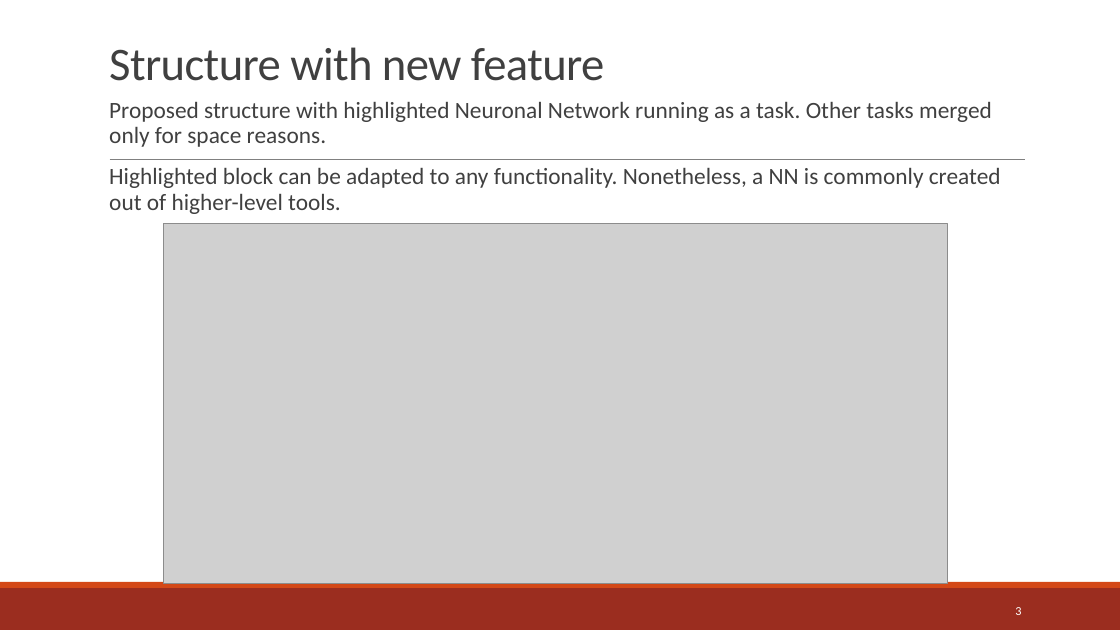
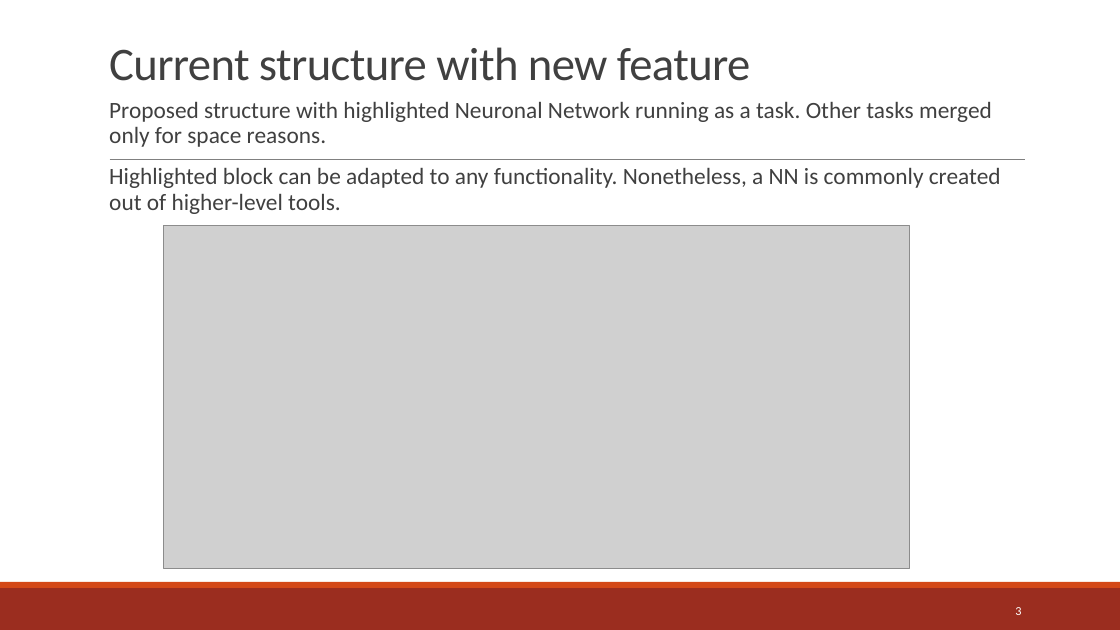
Before and after one commit to jreyesa0901/master_thesis, a slide deck: slide 3 of Resources/MA Proposal Reyes v2.pptx. Drawn at 1120x630 pixels with LibreOffice and Linux fonts; fonts in the diff are those of the drawing; grey boxes stand for pictures. Boxes give left, top, right and bottom in pixels: in the first picture for what was removed or moved away, otherwise in the second. Text is boxed around its words. In the diff, an @@ line names an element or a change of style, - is before the commit and + after.

```diff
--- a/Resources/MA Proposal Reyes v2.pptx
+++ b/Resources/MA Proposal Reyes v2.pptx
@@ title at (109,47,751,81): text changed @@
-Structure with new feature
+Current structure with new feature
@@ picture: place and size @@
-picture at (164,223,947,584)
+picture at (164,225,910,568)
```
Also in this commit, not shown: 1 other file.
